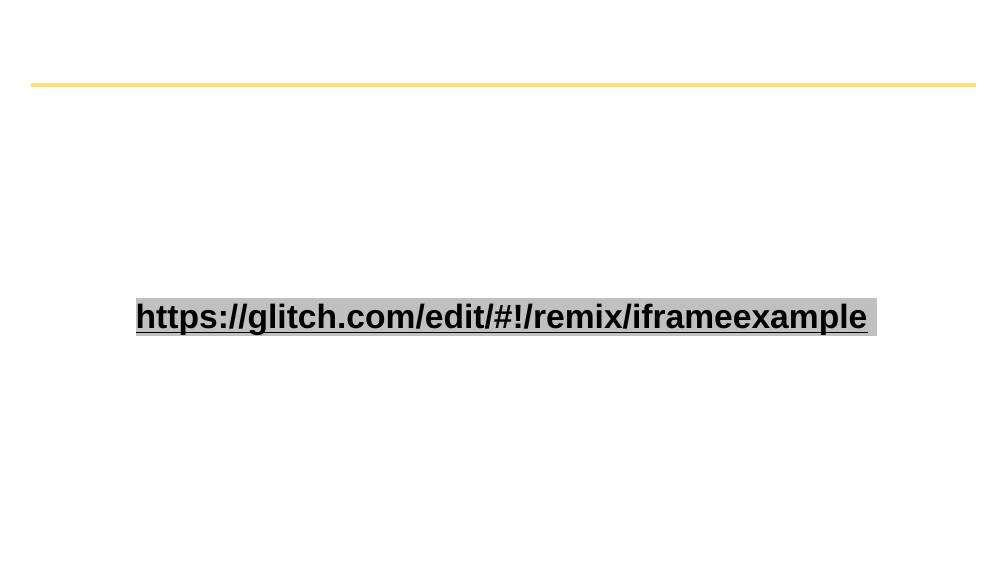
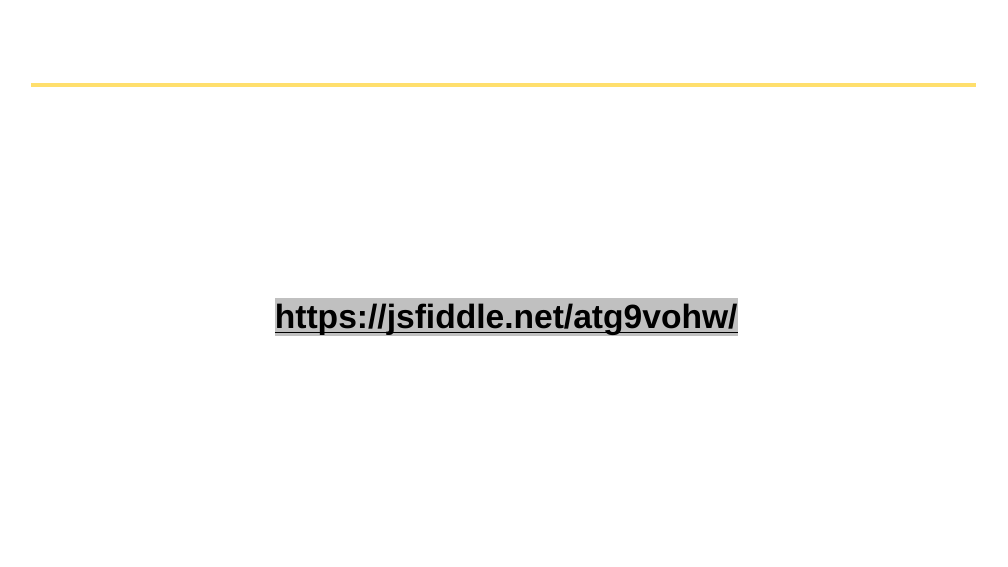
Before and after one commit to hytechclub/web-101, a slide deck: slide 9 of Week04/TablesAndIFrames.pptx. Drawn at 1008x567 pixels with LibreOffice and Linux fonts; fonts in the diff are those of the drawing; background and template pictures are left out. Boxes give left, top, right and bottom in pixels: in the first picture for what was removed or moved away, otherwise in the second. Text is boxed around its words. In the diff, an @@ line names an element or a change of style, - is before the commit and + after.

Commit message:
powerpoints use jsfiddle instead of others

```diff
--- a/Week04/TablesAndIFrames.pptx
+++ b/Week04/TablesAndIFrames.pptx
@@ text at bbox=[275, 303, 738, 335]: text changed @@
-https://glitch.com/edit/#!/remix/iframeexample
+https://jsfiddle.net/atg9vohw/
```
Also in this commit, not shown: 1 other slide changed, 6 other files.
